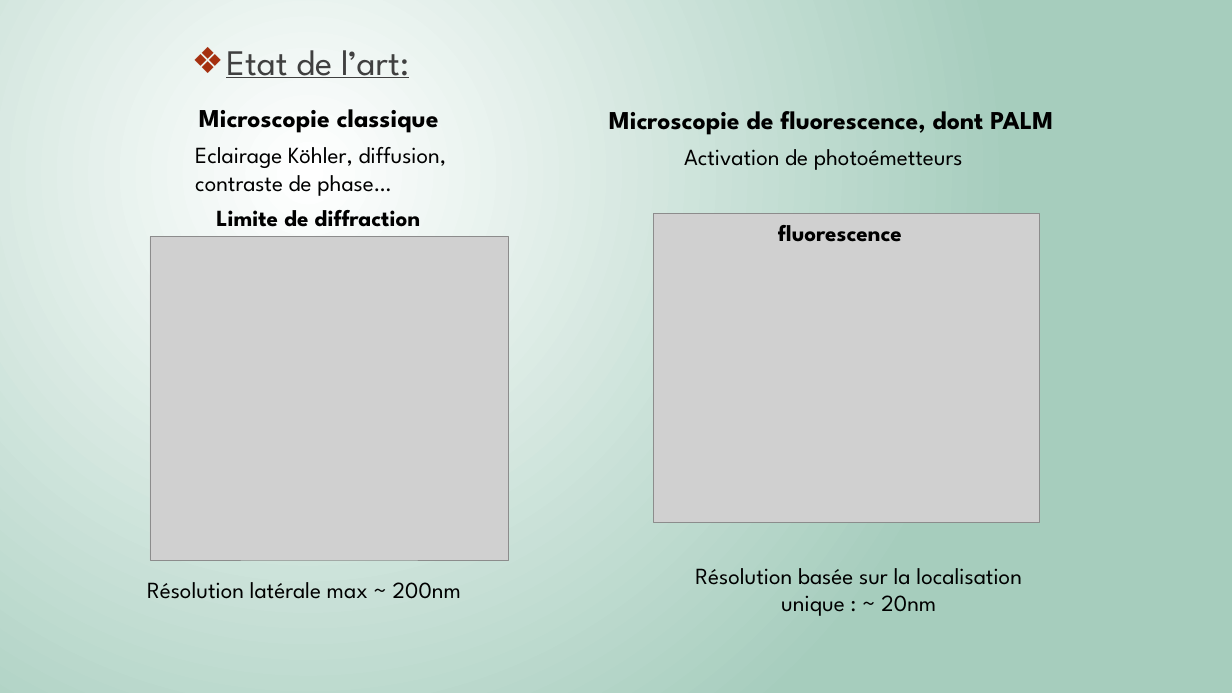
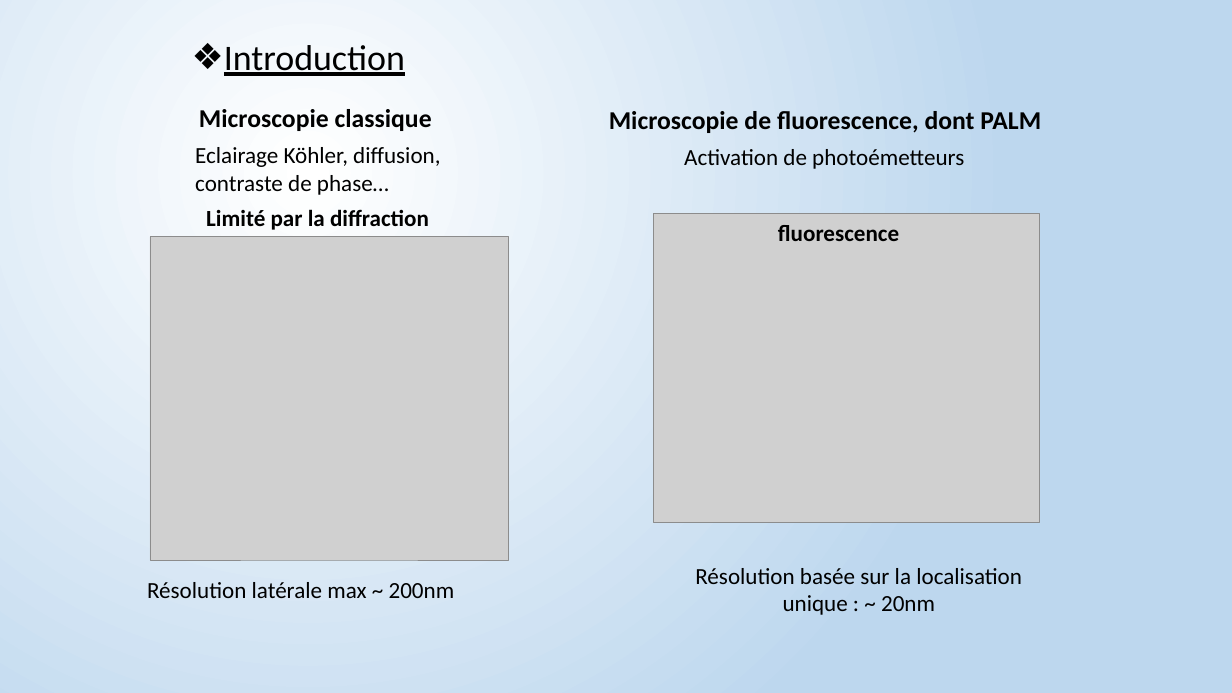
Before and after one commit to Killian-Herveau/PIMS, a slide deck: slide 2 of Pres_Avril/PresentationPIMSAvril.pptx (slide 5 before the commit). Drawn at 1232x693 pixels with LibreOffice and Linux fonts; fonts in the diff are those of the drawing; grey boxes stand for pictures. Boxes give left, top, right and bottom in pixels: in the first picture for what was removed or moved away, otherwise in the second. Text is boxed around its words. In the diff, an @@ line names an element or a change of style, - is before the commit and + after.

```diff
--- a/Pres_Avril/PresentationPIMSAvril.pptx
+++ b/Pres_Avril/PresentationPIMSAvril.pptx
@@ background gradient #FFFFFF to #A6CDBD to gradient #FFFFFF to #BDD7EE @@
@@ text at (224,45,405,76): text changed; font League Spartan to Calibri; text colour #404040 to #000000 @@
-❖ Etat de l’art:
+❖ Introduction
@@ font League Spartan to Calibri in 7 elements at (778,225,899,241), (147,582,455,598), (695,568,1022,615), (199,109,432,131), (195,147,440,195), (609,111,1041,133), (684,149,964,169) @@
@@ text at (206,209,429,230): text changed; font League Spartan to Calibri @@
-Limite de diffraction
+Limité par la diffraction
```
Also in this commit, not shown: 8 other slides changed, 2 slides added, 1 slide removed, 1 other file.
